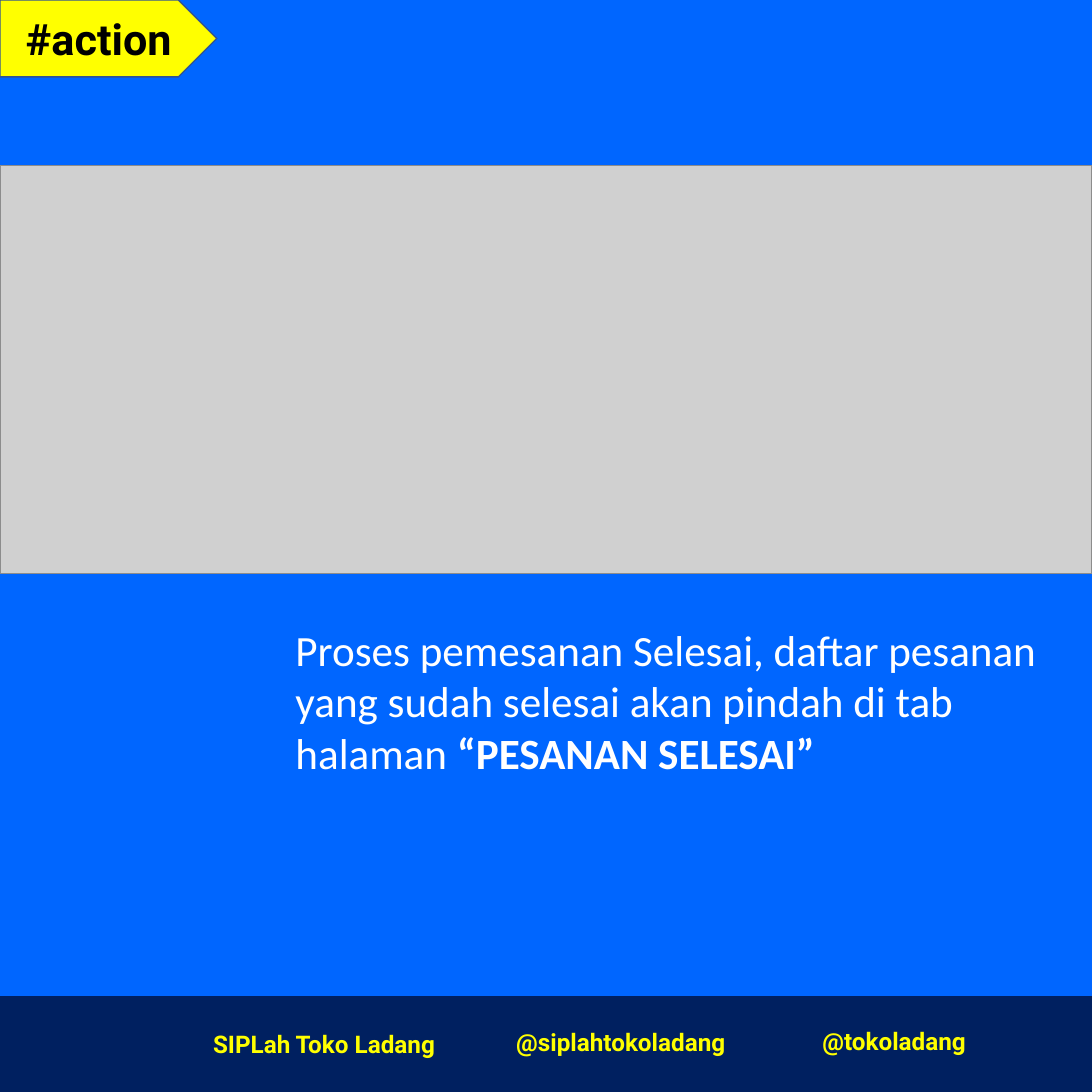
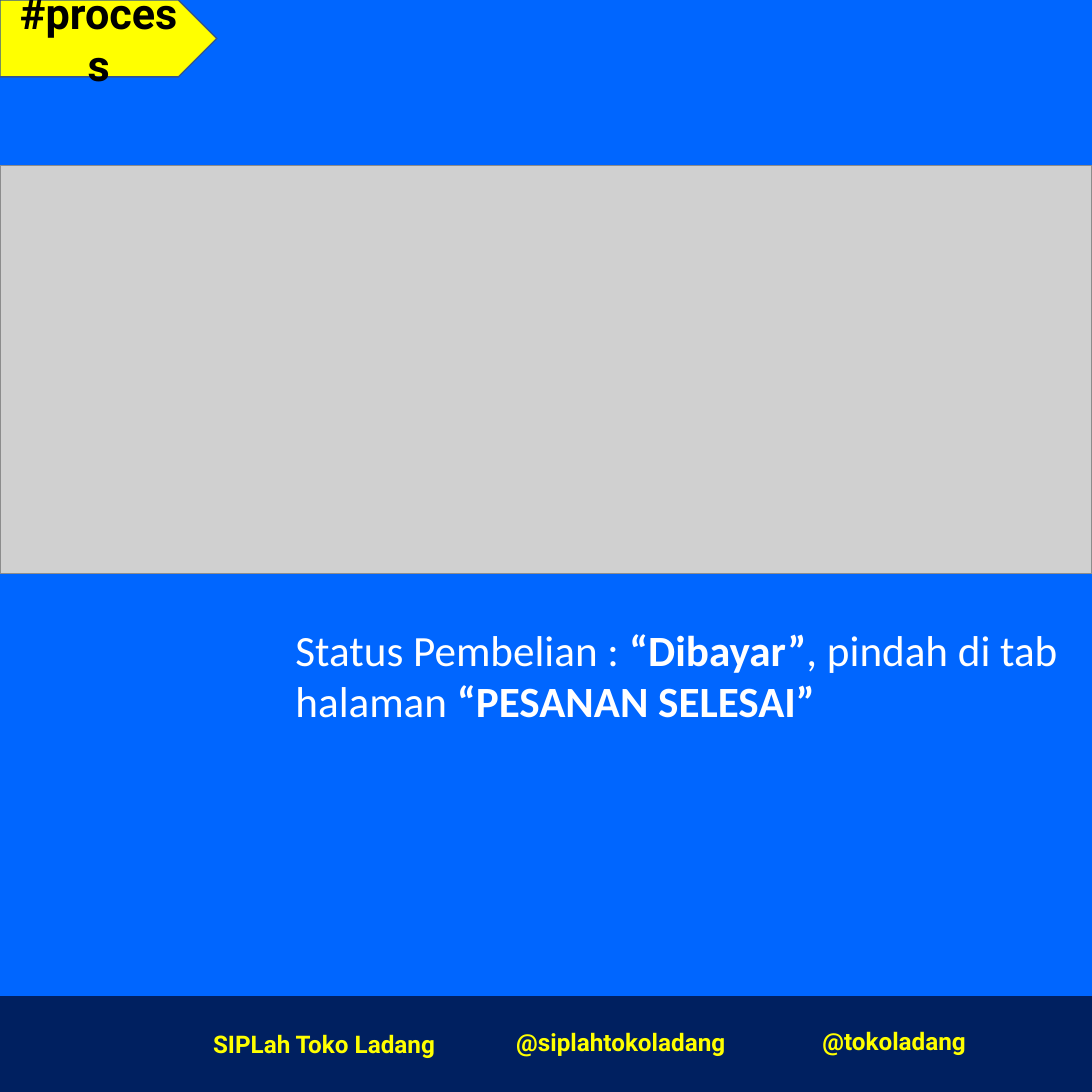
Before and after one commit to mexop99/SOP-Toko-Ladang, a slide deck: slide 12 of sop-pembeli.pptx. Drawn at 1092x1092 pixels with LibreOffice and Linux fonts; fonts in the diff are those of the drawing; grey boxes stand for pictures; background and template pictures are left out. Boxes give left, top, right and bottom in pixels: in the first picture for what was removed or moved away, otherwise in the second. Text is boxed around its words. In the diff, an @@ line names an element or a change of style, - is before the commit and + after.

Commit message:
sop-pembeli-v2

```diff
--- a/sop-pembeli.pptx
+++ b/sop-pembeli.pptx
@@ text in pentagon arrow at <box>26,23,172,56</box>: text changed @@
-#action
+#process
@@ text at <box>295,634,1057,718</box>: text changed @@
-Proses pemesanan Selesai, daftar pesanan yang sudah selesai akan pindah di tab halaman “PESANAN SELESAI”
+Status Pembelian : “Dibayar”, pindah di tab halaman “PESANAN SELESAI”
```
Also in this commit, not shown: 11 other slides changed.
